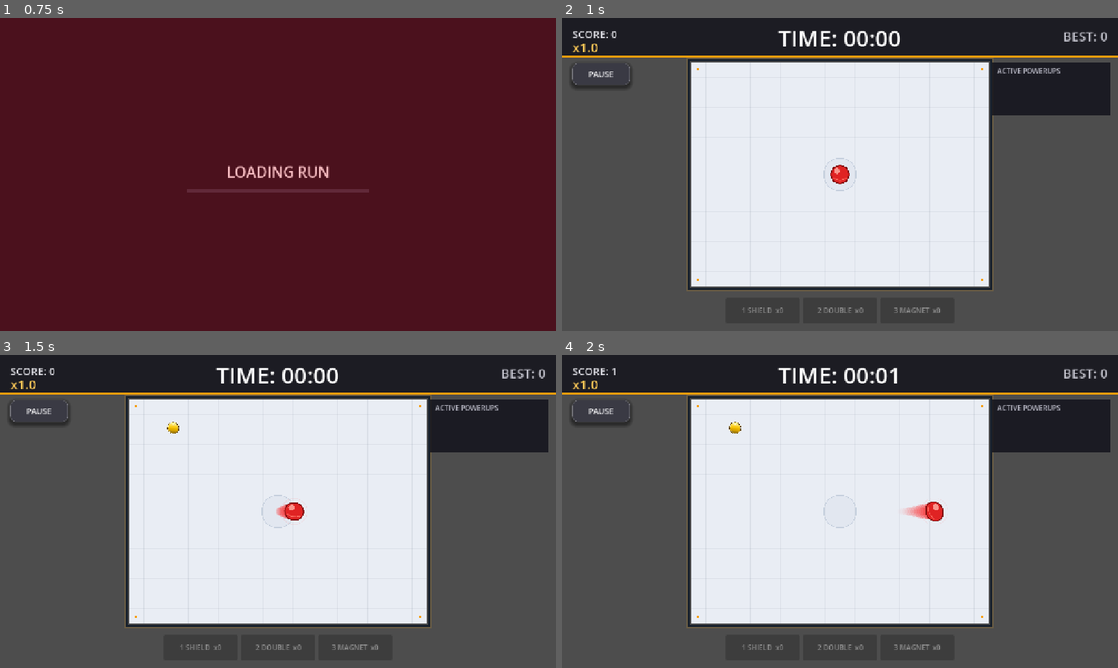
Above: before the commit, frames 1-4 (two rows, left to right).
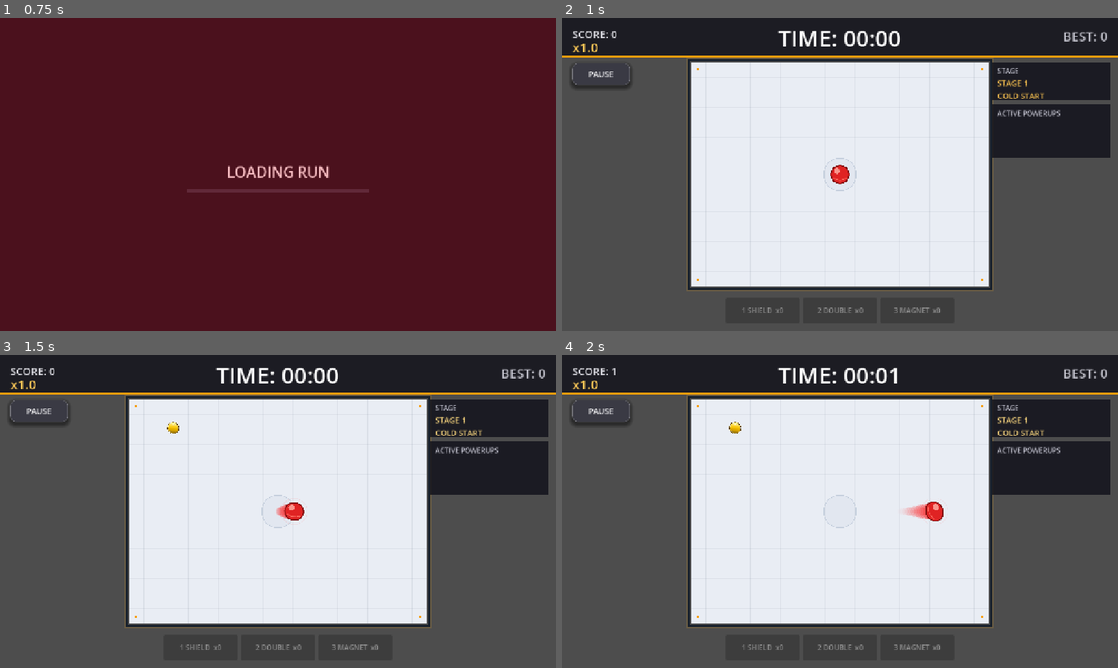
Above: after the commit, the same moments.

Repository: TUSHAR-SHAWw/Dont-Touch-The-RED
Game: Godot game, scene res://scenes/Main.tscn
The game is run twice, just before and just after one commit, with the same random seed, the same clock (stepped at 60 frames per second) and the same inputs.
Inputs (mouse positions are in pixels of both pictures, inside the frame that each line leads up to):
- Up to frame 1 (0.75 s): click "PLAY" at 0.5 s
- Up to frame 2 (1 s): no input
- Up to frame 3 (1.5 s): tap Enter (ui_accept) at 1.25 s; move the mouse to (400, 495) at 1.27 s; hold D from 1.28 s (still down); hold Enter (ui_accept) from 1.28 s (still down); click (400, 495) at 1.42 s
- Up to frame 4 (2 s): keep holding D; keep holding Enter (ui_accept)

Frame 1 is identical in both runs. In frame 2, 3.6% of the frame differs, in the area x 77-99%, y 16-45%; in frame 3, 3.6%; in frame 4, 3.6%.

Commit message:
ui stage text

Diff:
--- a/scripts/DangerManager.gd
+++ b/scripts/DangerManager.gd
@@ -124,27 +124,41 @@
 		_pattern_player_pressure()
 		return
 	var patterns: Array[Callable] = [
-	_pattern_side_rect,
-	_pattern_strip,
-	_pattern_expand,
-	_pattern_spike_ball,
-	_pattern_zigzag,
-	_pattern_pinwheel
-]
+		_pattern_side_rect,
+		_pattern_strip,
+		_pattern_expand,
+		_pattern_spike_ball,
+		_pattern_zigzag,
+		_pattern_pinwheel
+	]
 	if elapsed >= tuning.idle_pressure_start:
 		patterns.append(_pattern_player_pressure)
 	if mode != 2:
 		patterns.append(_pattern_spikes)
-	if mode == 1 or (mode == 0 and elapsed >= 18.0) or (mode == 2 and elapsed >= 45.0):
+	var stage_1_time: float = tuning.stage_1_threshold
+	var stage_2_time: float = tuning.stage_2_threshold
+	var stage_3_time: float = tuning.stage_3_threshold
+	var stage_4_time: float = tuning.stage_4_threshold
+	if mode == 1:
+		stage_1_time *= 0.8
+		stage_2_time *= 0.85
+		stage_3_time *= 0.9
+		stage_4_time *= 0.95
+	elif mode == 2:
+		stage_1_time *= 1.2
+		stage_2_time *= 1.25
+		stage_3_time *= 1.3
+		stage_4_time *= 1.35
+	if elapsed >= stage_1_time:
+		patterns.append(_pattern_cross)
 		patterns.append(_pattern_moving_wall)
-	var cross_time := 6.0 if mode == 1 else (30.0 if mode == 2 else 12.0)
-	var double_time := 12.0 if mode == 1 else (60.0 if mode == 2 else 24.0)
-	var corner_time := 24.0 if mode == 1 else (90.0 if mode == 2 else 40.0)
-	if elapsed >= cross_time:
-		patterns.append(_pattern_cross)
-	if elapsed >= double_time:
+	if elapsed >= stage_2_time:
 		patterns.append(_pattern_double_sides)
-	if elapsed >= corner_time:
+	if elapsed >= stage_3_time:
+		patterns.append(_pattern_corner_pair)
+	if elapsed >= stage_4_time:
+		patterns.append(_pattern_player_pressure)
+		patterns.append(_pattern_double_sides)
 		patterns.append(_pattern_corner_pair)
 	var shuffled := patterns.duplicate()
 	shuffled.shuffle()
--- a/scripts/GameTuning.gd
+++ b/scripts/GameTuning.gd
@@ -41,3 +41,11 @@
 @export var score_boost_duration := 8.0
 @export var magnet_duration := 8.0
 @export var shield_grace_duration := 1
+
+@export_group("Progression")
+@export var stage_1_threshold := 6.0
+@export var stage_2_threshold := 14.0
+@export var stage_3_threshold := 24.0
+@export var stage_4_threshold := 36.0
+@export var stage_reward_coins := 12
+@export var stage_reward_score_bonus := 0.5
--- a/scripts/Main.gd
+++ b/scripts/Main.gd
@@ -35,6 +35,7 @@
 var selected_skin := 0
 var unlocked_skins: Array = []
 var _next_milestone := 10
+var _current_stage := 0
 var selected_mode := 0
 var score_progress := 0.0
 var score_multiplier := 1.0
@@ -151,6 +152,7 @@
 		score_progress += delta * _active_multiplier()
 		ui.update_timer(elapsed, int(score_progress), _active_multiplier(), coins + run_coins)
 		ui.update_active_effects(shield_active, score_boost_time, magnet_time)
+		_trigger_stage_progression()
 		if elapsed >= _next_milestone:
 			ui.show_milestone(_next_milestone)
 			game_camera.shake(2.5, 0.12)
@@ -197,6 +199,7 @@
 	is_paused = false
 	get_tree().paused = false
 	_next_milestone = int(tuning.milestone_interval)
+	_current_stage = 0
 	state = State.PLAYING
 	player.reset()
 	player.set_skin(selected_skin)
@@ -205,6 +208,7 @@
 	ui.update_active_effects(false, 0.0, 0.0)
 	ui.set_shop(coins, item_inventory)
 	ui.set_item_inventory(item_inventory)
+	ui.show_stage("STAGE 1", "COLD START")
 	_current_scene = get_tree().current_scene
 	_clear_coins()
 	_clear_powerups()
@@ -397,6 +401,36 @@
 		mode_bonus = tuning.zen_score_multiplier
 	return minf(5.0, (1.0 + multiplier_level * 0.5) * mode_bonus)
 
+func _trigger_stage_progression() -> void:
+	var stages := [
+		tuning.stage_1_threshold,
+		tuning.stage_2_threshold,
+		tuning.stage_3_threshold,
+		tuning.stage_4_threshold
+	]
+	if _current_stage >= stages.size():
+		return
+	if elapsed < stages[_current_stage]:
+		return
+	var title := "STAGE %d" % (_current_stage + 1)
+	var label := "COLD START"
+	match _current_stage:
+		0:
+			label = "COLD START"
+		1:
+			label = "RUSH"
+		2:
+			label = "CHAOS"
+		3:
+			label = "VOID"
+	var reward := int(tuning.stage_reward_coins + _current_stage * 8)
+	ui.show_stage(title + "\n" + label, "+%d COINS" % reward)
+	game_camera.shake(5.5 + _current_stage * 1.5, 0.16)
+	run_coins += reward
+	score_multiplier = minf(5.0, score_multiplier + tuning.stage_reward_score_bonus)
+	score_boost_time = maxf(score_boost_time, 4.0 + _current_stage)
+	_current_stage += 1
+
 func _mode_collectible_multiplier() -> float:
 	if selected_mode == 1:
 		return 0.72
--- a/scripts/UIManager.gd
+++ b/scripts/UIManager.gd
@@ -79,6 +79,7 @@
 
 var _flash: ColorRect
 var _milestone: Label
+var _stage_label: Label
 var _powerup_label: Label
 
 var _coins_label: Label
@@ -87,6 +88,7 @@
 var _score_label: Label
 var _multiplier_label: Label
 
+var _stage_panel: VBoxContainer
 var _effects_panel: VBoxContainer
 var _effect_labels: Dictionary = {}
 
@@ -182,24 +184,6 @@
 	add_child(_flash)
 
 	# ------------------------------------------------------------------------
-	# Milestone popup
-	# ------------------------------------------------------------------------
-
-	_milestone = _label(
-		"10 SECONDS",
-		34,
-		Color("#e02323")
-	)
-
-	_milestone.set_anchors_preset(Control.PRESET_CENTER)
-	_milestone.position = Vector2(-220.0, -24.0)
-	_milestone.size = Vector2(440.0, 48.0)
-	_milestone.modulate.a = 0.0
-	_milestone.mouse_filter = Control.MOUSE_FILTER_IGNORE
-
-	add_child(_milestone)
-
-	# ------------------------------------------------------------------------
 	# Powerup popup
 	# ------------------------------------------------------------------------
 
@@ -500,48 +484,25 @@
 	)
 
 
+func show_stage(title: String, subtext := "") -> void:
+	if not is_instance_valid(_stage_label):
+		return
+	var display_text := title
+	if not subtext.is_empty():
+		display_text = title + "\n" + subtext
+	_stage_label.text = display_text
+	_stage_label.modulate = Color(1.0, 0.85, 0.42, 1.0)
+	var tween := create_tween()
+	tween.tween_property(
+		_stage_label,
+		"modulate",
+		Color(1.0, 1.0, 1.0, 1.0),
+		0.45
+	)
+
+
 func show_milestone(seconds: int) -> void:
-
-	_milestone.text = "%d SECONDS" % seconds
-
-	_milestone.modulate = Color(
-		1.0,
-		0.2,
-		0.2,
-		0.0
-	)
-
-	_milestone.scale = Vector2(0.85, 0.85)
-
-	var tween := create_tween().set_parallel(true)
-
-	tween.tween_property(
-		_milestone,
-		"modulate:a",
-		1.0,
-		0.12
-	)
-
-	tween.tween_property(
-		_milestone,
-		"scale",
-		Vector2(1.12, 1.12),
-		0.12
-	)
-
-	tween.chain().tween_property(
-		_milestone,
-		"modulate:a",
-		0.0,
-		0.7
-	)
-
-	tween.parallel().tween_property(
-		_milestone,
-		"scale",
-		Vector2.ONE,
-		0.7
-	)
+	show_stage("STAGE", "%d SECONDS" % seconds)
 
 
 func show_powerup(text: String) -> void:
@@ -1045,6 +1006,72 @@
 
 
 	# ------------------------------------------------------------------------
+	# Stage panel
+	# ------------------------------------------------------------------------
+
+	var stage_background := ColorRect.new()
+
+	stage_background.color = Color(
+		0.05,
+		0.05,
+		0.09,
+		0.78
+	)
+
+	stage_background.anchor_left = 1.0
+	stage_background.anchor_right = 1.0
+
+	stage_background.offset_left = -290.0
+	stage_background.offset_right = -18.0
+
+	stage_background.offset_top = 102.0
+	stage_background.offset_bottom = 190.0
+
+	stage_background.mouse_filter = (
+		Control.MOUSE_FILTER_IGNORE
+	)
+
+	hud.add_child(stage_background)
+
+	_stage_panel = VBoxContainer.new()
+
+	_stage_panel.position = Vector2(
+		12.0,
+		8.0
+	)
+
+	_stage_panel.size = Vector2(
+		248.0,
+		70.0
+	)
+
+	stage_background.add_child(
+		_stage_panel
+	)
+
+	var stage_title := _label(
+		"STAGE",
+		16,
+		Color("#b8b8c4")
+	)
+	stage_title.horizontal_alignment = (
+		HORIZONTAL_ALIGNMENT_LEFT
+	)
+	_stage_panel.add_child(stage_title)
+
+	_stage_label = _label(
+		"1\nCOLD START",
+		18,
+		Color("#f3d17b")
+	)
+	_stage_label.horizontal_alignment = (
+		HORIZONTAL_ALIGNMENT_LEFT
+	)
+	_stage_label.visible = true
+	_stage_label.modulate = Color(1.0, 0.9, 0.5, 1.0)
+	_stage_panel.add_child(_stage_label)
+
+	# ------------------------------------------------------------------------
 	# Active effects
 	# ------------------------------------------------------------------------
 
@@ -1063,8 +1090,8 @@
 	effects_background.offset_left = -290.0
 	effects_background.offset_right = -18.0
 
-	effects_background.offset_top = 102.0
-	effects_background.offset_bottom = 224.0
+	effects_background.offset_top = 200.0
+	effects_background.offset_bottom = 322.0
 
 	effects_background.mouse_filter = (
 		Control.MOUSE_FILTER_IGNORE
@@ -1081,7 +1108,7 @@
 
 	_effects_panel.size = Vector2(
 		248.0,
-		106.0
+		110.0
 	)
 
 	effects_background.add_child(
